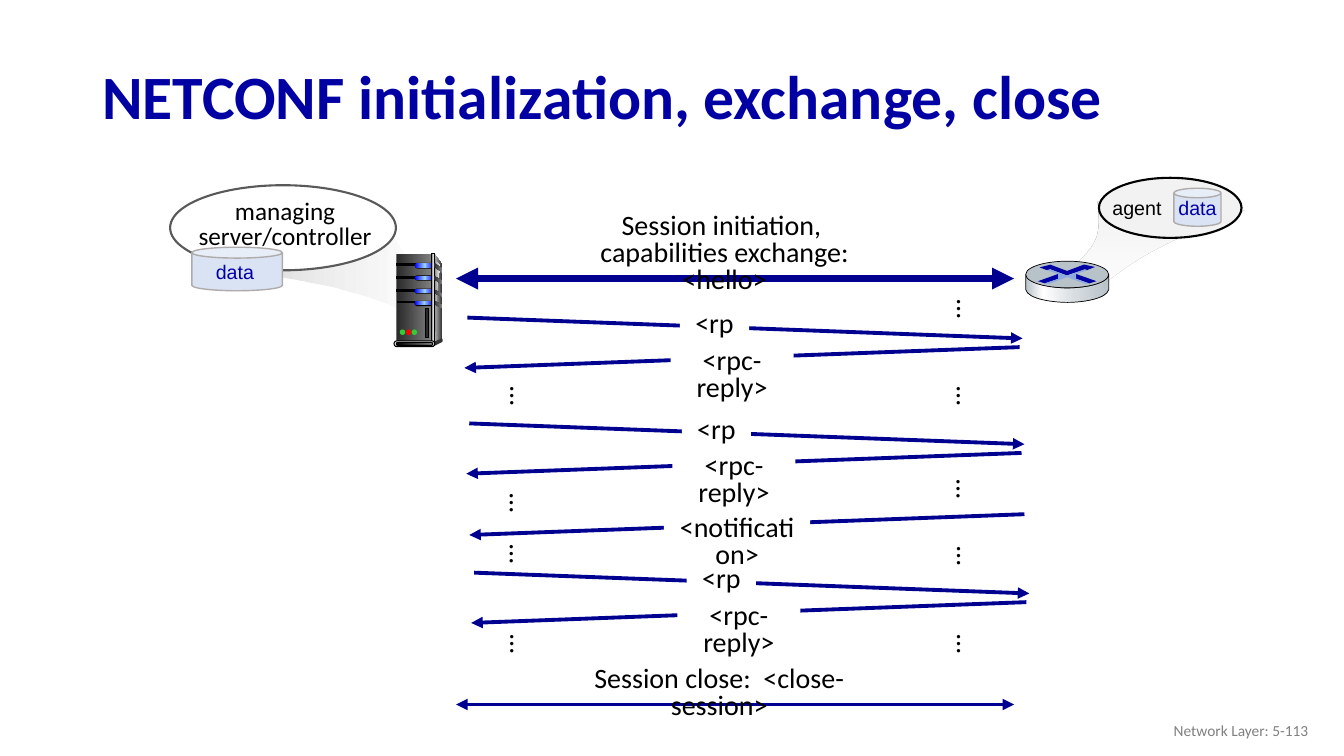
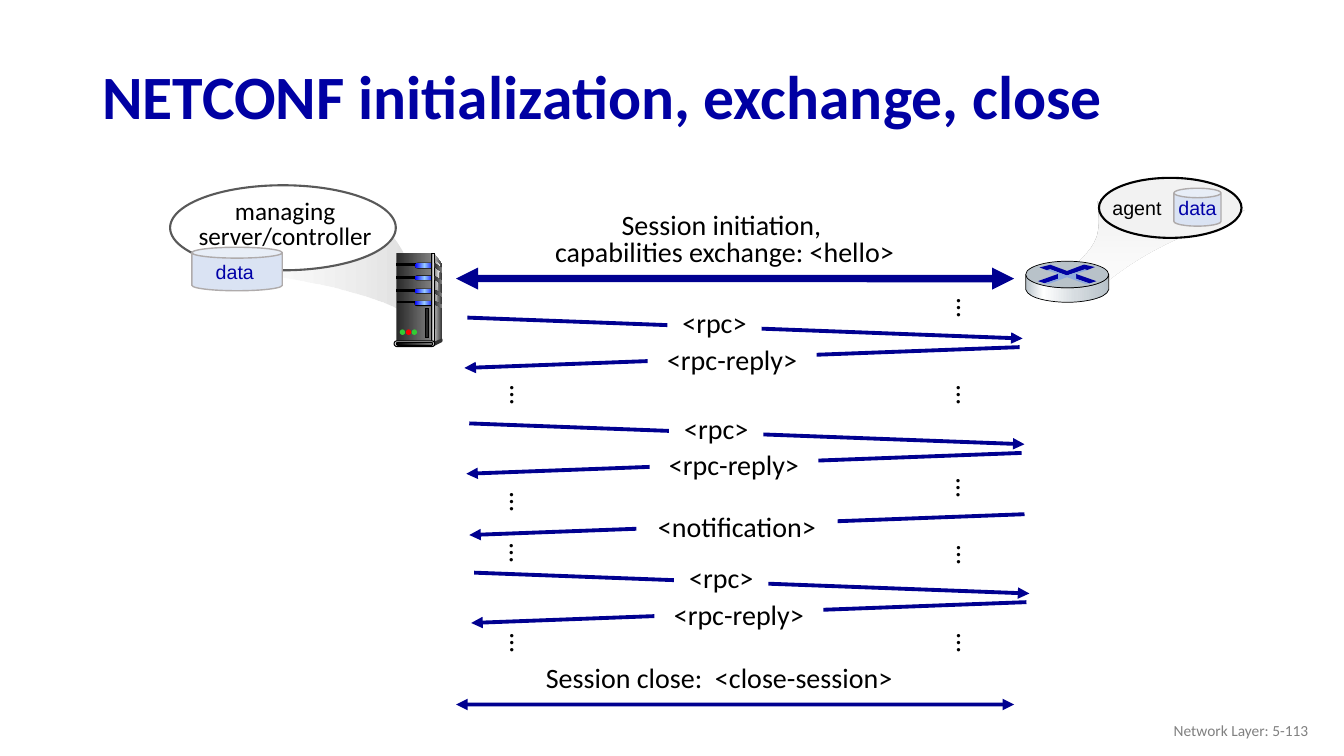
Before and after one commit to kanomoo/computer-network-and-Internet, a slide deck: slide 113 of 02_Slides/Chapter_05_Network_Control_Plane/Current_Year_Course_v9.0/Chapter_5_v9.0_Network_Layer_Control_Plane.pptx. Drawn at 1344x756 pixels with LibreOffice and Linux fonts; fonts in the diff are those of the drawing. Boxes give left, top, right and bottom in pixels: in the first picture for what was removed or moved away, otherwise in the second. Text is boxed around its words. In the diff, an @@ line names an element or a change of style, - is before the commit and + after.

```diff
--- a/02_Slides/Chapter_05_Network_Control_Plane/Current_Year_Course_v9.0/Chapter_5_v9.0_Network_Layer_Control_Plane.pptx
+++ b/02_Slides/Chapter_05_Network_Control_Plane/Current_Year_Course_v9.0/Chapter_5_v9.0_Network_Layer_Control_Plane.pptx
@@ freeform shape at <box>1067,202,1245,299</box>: outline redrawn @@
@@ text "Session initiation," rewrapped from <box>600,215,848,290</box> to <box>555,215,894,267</box> @@
@@ cylinder at <box>192,247,282,290</box>: proportions changed @@
@@ text "<rpc>" rewrapped from <box>705,460,764,480</box> to <box>682,318,746,338</box> @@
@@ text "<rpc-reply>" rewrapped from <box>697,355,768,402</box> to <box>667,350,797,375</box> @@
@@ text "<rpc>" rewrapped from <box>709,610,768,630</box> to <box>684,424,748,444</box> @@
@@ text "<rpc-reply>" rewrapped from <box>698,479,769,507</box> to <box>669,455,799,480</box> @@
@@ text "<notification>" rewrapped from <box>664,511,811,549</box> to <box>658,517,816,538</box> @@
@@ text "<rpc>" rewrapped from <box>687,563,756,601</box> to <box>689,573,753,593</box> @@
@@ text "<rpc-reply>" rewrapped from <box>703,628,774,657</box> to <box>674,605,804,630</box> @@
@@ text "Session close: <close-session>" rewrapped from <box>594,668,844,716</box> to <box>546,668,892,689</box> @@
```
Also in this commit, not shown: 110 other slides changed, 1 other file.
